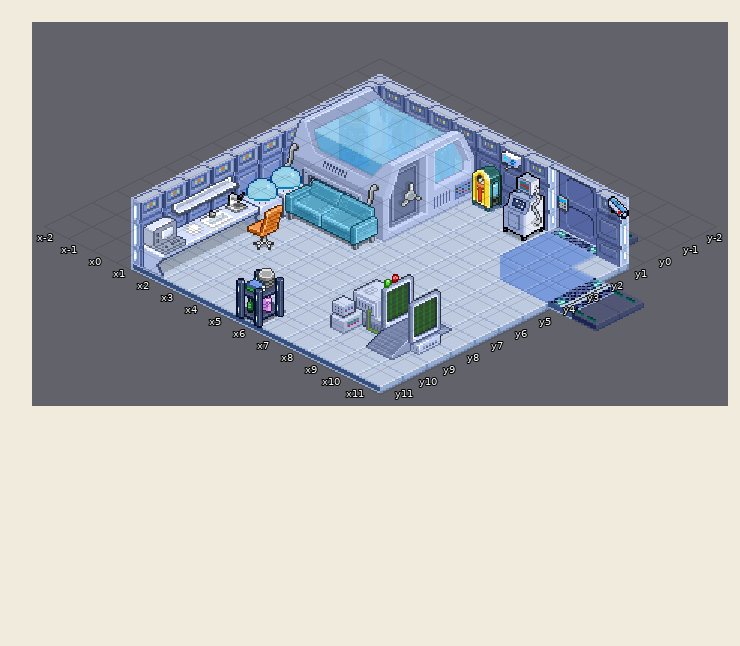
An edit to a level. Tiled map (JSON), App/public/phaser/tilemaps/mush_lab.json. This is how it looked before the edit.
Cells are 32x16 px. Isometric: x runs down to the right, y down to the left. Shown: x -2..11, y -2..11.
After:
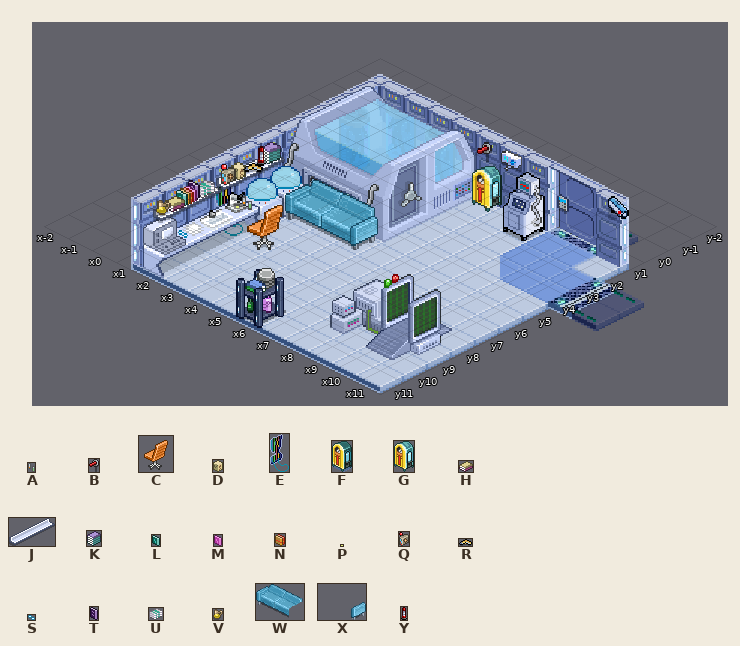
Key: from "anabolics": A 0; from "antispore_gas": B 1; from "chair_object": C 6; from "constipaspore_serum": D 0; from "dismantled_wall": E 0; from "jukebox": F 0 flipped left-right, G 1; from "meridon_scrambler": H 0; from "mural_shelf": J 0; from "mush_hunter_zc16h": K 0; from "mush_language": L 0; from "mush_races": M 0; from "mush_reproductive_system": N 0; from "mushovore_bacteria": P 0; from "mycoalarm": Q 0; from "natamy_rifle": R 0; from "ncc_contact_lenses": S 0; from "patuline_scrambler": T 0; from "perpetual_hydration": U 0; from "retro_fungal_serum": V 0; from "sofa_asset": W 4, X 9; from "spore_sucker": Y 0.
Objects are placed by the point they stand on, in cells (3,4 is the top-left corner of cell 3,4); size is 1x1 cell unless given.
Diff:
Layer "objects":
changed: J "mural_shelf" at 0.2,7.4 size 1.4x1.8 -> J "mural_shelf" at 0,8 size 1.4x1.8
changed: C "chair_office-west" at 2.6,7.4 size 1.1x2.2 -> C "chair_object" at 2.6,7.4 size 1.1x2.2
changed: F "jukebox-south" at 5.7,1.2 size 0.6x1.9 -> G "jukebox" at 5.7,1.2 size 0.6x1.9
added: E "dismantled_wall" at 1.1,7.4 size 0.6x2.4
added: J "mural_shelf" at 0,5.4 size 1.4x1.8
added: A "anabolics" at 1.3,6.8 size 0.2x0.6
added: S "ncc_contact_lenses" at 1.2,9.5 size 0.2x0.3
added: U "perpetual_hydration" at -0.2,7.1 size 0.4x0.8
added: D "constipaspore_serum" at -0.2,5.6 size 0.3x0.8
added: T "patuline_scrambler" at -0.3,7.4 size 0.2x0.8
added: M "mush_races" at -0.3,7.6 size 0.2x0.7
added: N "mush_reproductive_system" at -0.3,7.8 size 0.3x0.8
added: L "mush_language" at -0.3,8 size 0.2x0.7
added: H "meridon_scrambler" at -0.2,8.4 size 0.4x0.7
added: K "mush_hunter_zc16h" at -0.3,4.2 size 0.4x0.9
added: Y "spore_sucker" at -0.4,4.6 size 0.2x0.8
added: R "natamy_rifle" at 0,5.2 size 0.4x0.4
added: P "mushovore_bacteria" at 1.2,7.2 size 0.1x0.1
added: V "retro_fungal_serum" at -0.2,8.8 size 0.3x0.7
added: Q "mycoalarm" at -0.3,6 size 0.3x0.9
added: B "antispore_gas" at 4.1,-0.3 size 0.3x0.8
added: W "sofa" at 3.5,5.5 size 1.9x2.9
added: X "sofa" at 3.5,5.5 size 1.9x2.9
removed: W "sofa-south-part_1" at 3.5,5.5 size 1.9x2.9
removed: X "sofa-south-part_2" at 3.5,5.5 size 1.9x2.9
Pixel boxes of the changes (left, top, right, bottom) in both pictures:
changed: (154, 142, 285, 238)
added: (478, 142, 492, 162)
changed: (472, 167, 502, 212)
